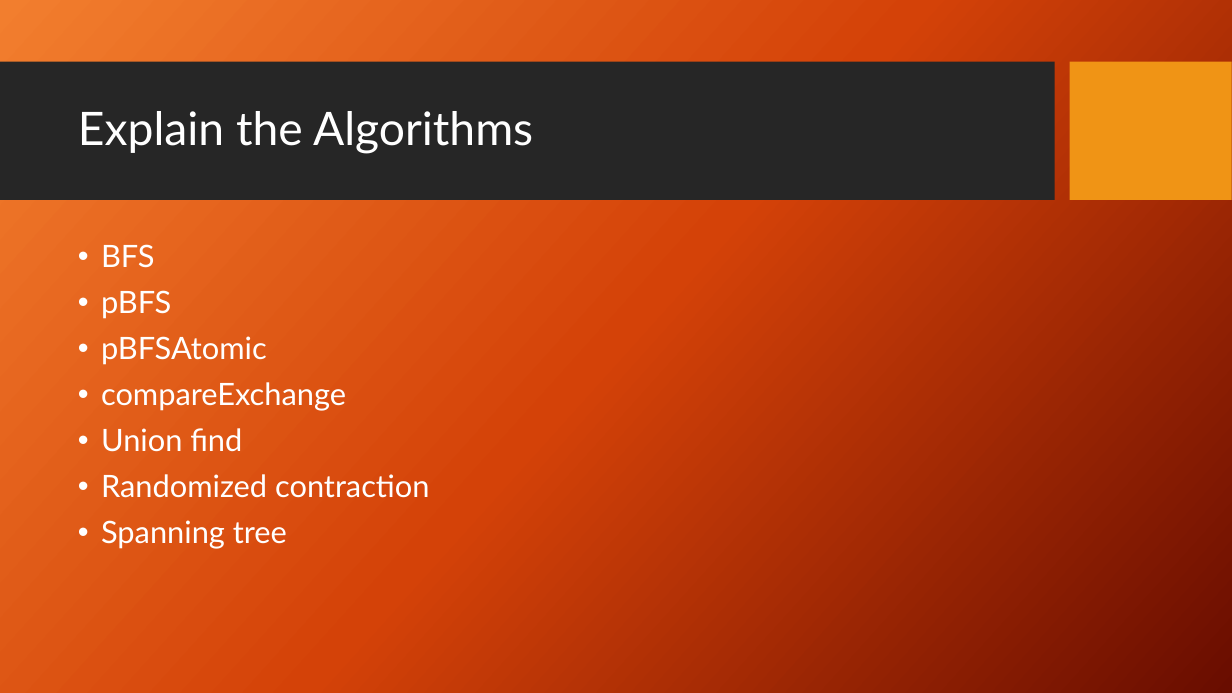
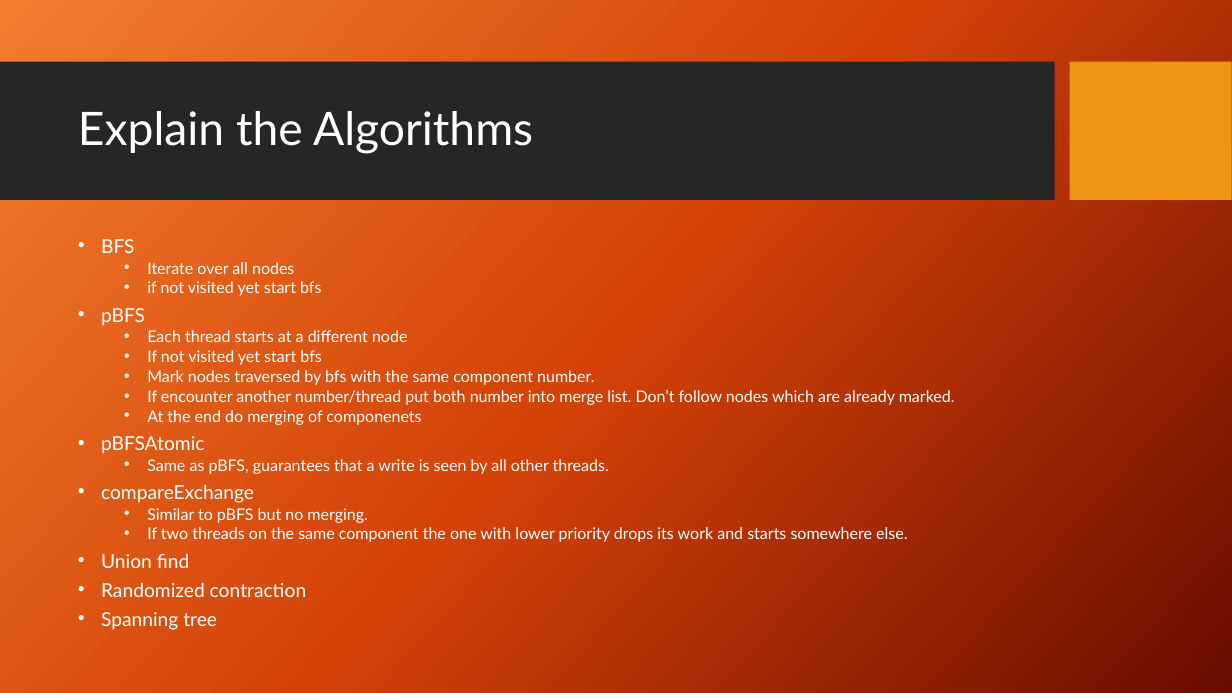
Before and after one commit to Aphlax/Parallelepipeds, a slide deck: slide 2 of FinalPresentation_Parallel Connected Components.pptx. Drawn at 1232x693 pixels with LibreOffice and Linux fonts; fonts in the diff are those of the drawing; background and template pictures are left out. Boxes give left, top, right and bottom in pixels: in the first picture for what was removed or moved away, otherwise in the second. Text is boxed around its words. In the diff, an @@ line names an element or a change of style, - is before the commit and + after.

Commit message:
explained some algos

```diff
--- a/FinalPresentation_Parallel Connected Components.pptx
+++ b/FinalPresentation_Parallel Connected Components.pptx
@@ text at (x1=101, y1=239, x2=307, y2=630): size 24 to 15 pt in "BFS", "pBFS", "pBFSAtomic", "compareExchange" and 3 more places; line spacing 0.9 to 0.7 @@
@@ text at (x1=147, y1=262, x2=321, y2=296): paragraphs added @@
+  • Iterate over all nodes
+  • if not visited yet start bfs
@@ text at (x1=147, y1=330, x2=955, y2=425): paragraphs added @@
+  • Each thread starts at a different node
+  • If not visited yet start bfs
+  • Mark nodes traversed by bfs with the same component number.
+  • If encounter another number/thread put both number into merge list. Don’t follow nodes which are already marked.
+  • At the end do merging of componenets
@@ text at (x1=147, y1=459, x2=609, y2=474): paragraph added @@
+  • Same as pBFS, guarantees that a write is seen by all other threads.
@@ text at (x1=147, y1=508, x2=907, y2=542): paragraphs added @@
+  • Similar to pBFS but no merging.
+  • If two threads on the same component the one with lower priority drops its work and starts somewhere else.
```
